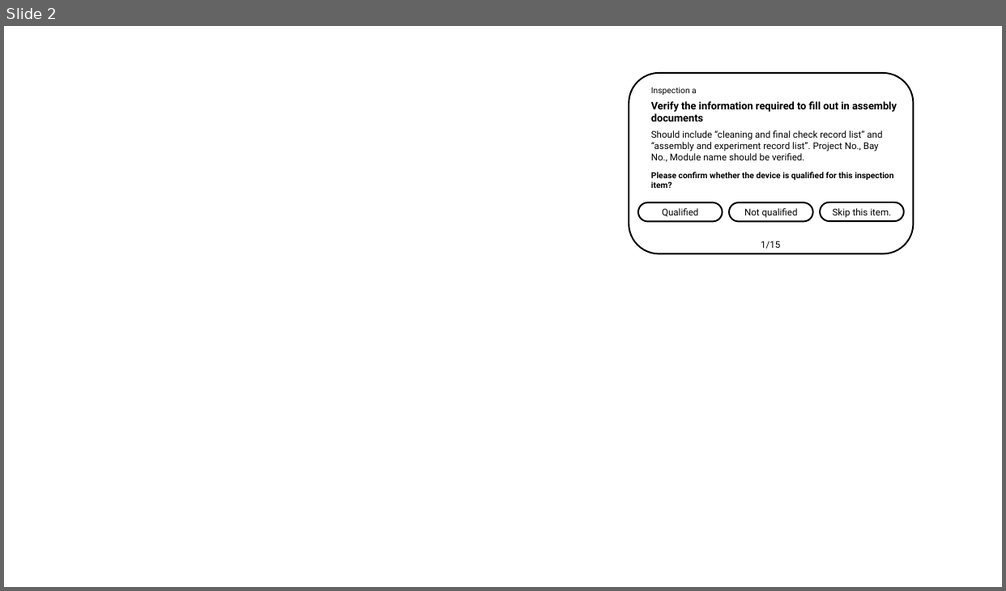
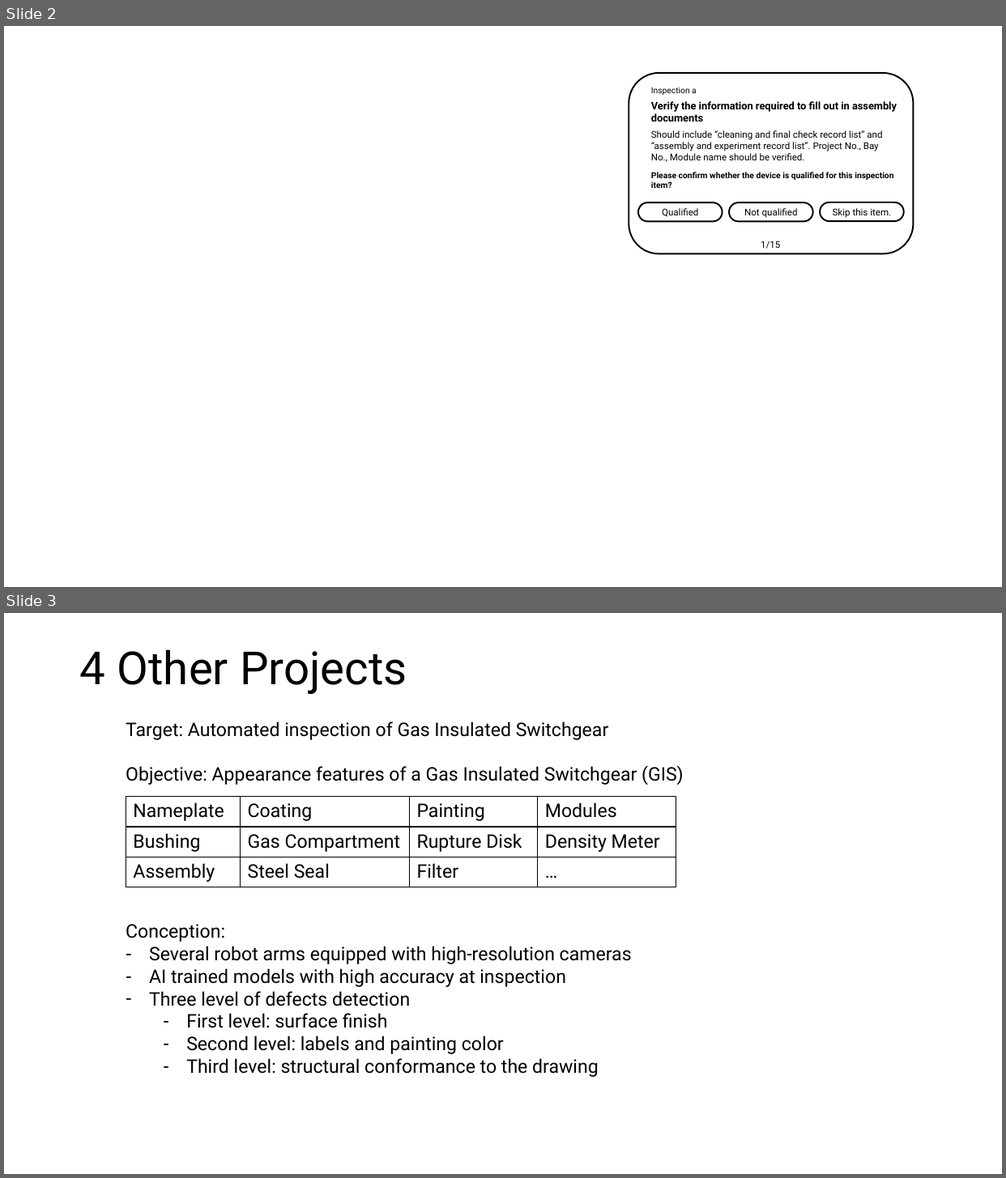
Before and after one commit to YiminHu26/fcr_ai_glasses, a slide deck: resources/presentation/temp.pptx. Shown one above the other, each under a label of ours: slide 2 before the commit, slides 2 and 3 after it. The pictures are 1006x591 and 1006x1178 pixels, drawn with LibreOffice and Linux fonts; fonts in the diff are those of the drawing. Boxes give left, top, right and bottom in pixels: in the first picture for what was removed or moved away, otherwise in the second. Text is boxed around its words. In the diff, an @@ line names an element or a change of style, - is before the commit and + after.

Commit message:
Updated slides with other projects chapter

```diff
--- a/resources/presentation/temp.pptx
+++ b/resources/presentation/temp.pptx
@@ slide 3 added at (4,613,1002,1174), background #FFFFFF @@
@@ title added at (80,649,407,694), 44 pt, text #000000 @@
+4 Other Projects
@@ text added at (126,722,684,1077), 18 pt, text #000000 @@
+Target: Automated inspection of Gas Insulated Switchgear
+Objective: Appearance features of a Gas Insulated Switchgear (GIS)
+Conception:
+– Several robot arms equipped with high-resolution cameras
+– AI trained models with high accuracy at inspection
+– Three level of defects detection
+  – First level: surface finish
+  – Second level: labels and painting color
+  – Third level: structural conformance to the drawing
@@ table added at (126,796,676,888), 3 rows, 4 columns @@
+Nameplate | Coating | Painting | Modules
+Bushing | Gas Compartment | Rupture Disk | Density Meter
+Assembly | Steel Seal | Filter | …
```
Also in this commit, not shown: 2 other files.
